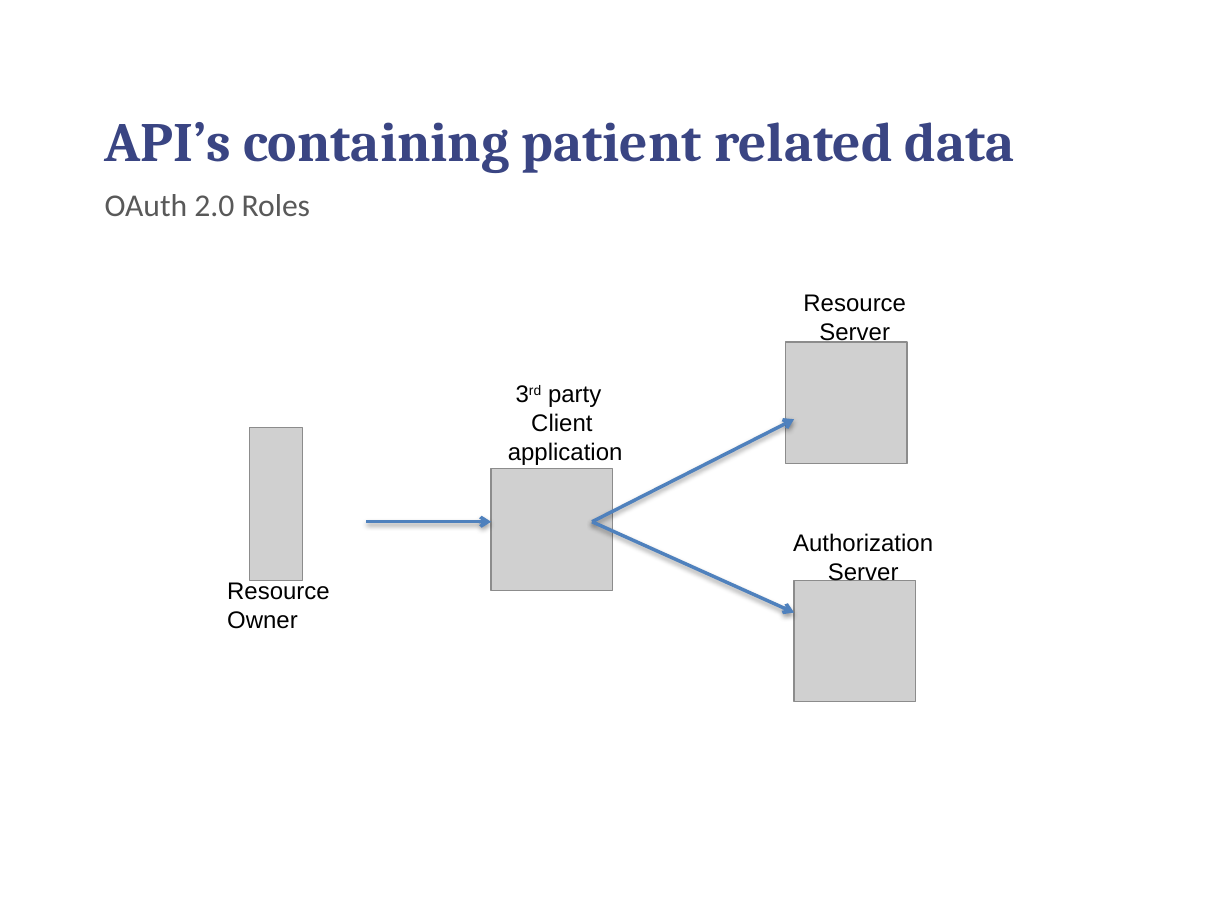
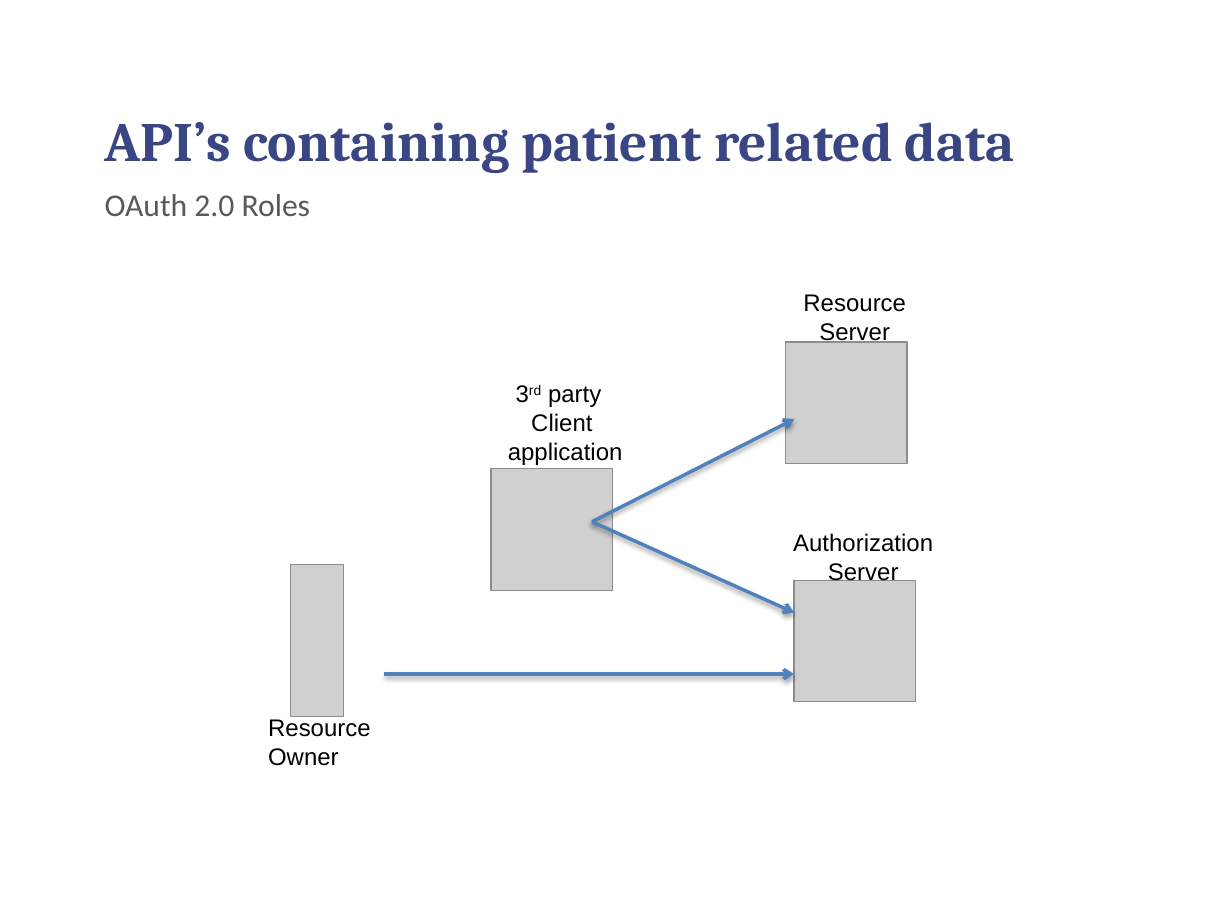
Before and after one commit to chilmers/cadec-healthcare-api-tutorial, a slide deck: slide 15 of Cadec-vårdens-apier.pptx. Drawn at 1232x924 pixels with LibreOffice and Linux fonts; fonts in the diff are those of the drawing; grey boxes stand for pictures; background and template pictures are left out. Boxes give left, top, right and bottom in pixels: in the first picture for what was removed or moved away, otherwise in the second. Text is boxed around its words. In the diff, an @@ line names an element or a change of style, - is before the commit and + after.

```diff
--- a/Cadec-vårdens-apier.pptx
+++ b/Cadec-vårdens-apier.pptx
@@ picture: place and size @@
-picture at box(250, 428, 303, 580)
+picture at box(291, 564, 344, 717)
@@ arrow moved from (366, 522) - (492, 522) to (384, 674) - (795, 674) @@
@@ text "Resource": place and size @@
-text "Resource" at box(227, 580, 330, 629)
+text "Resource" at box(268, 719, 371, 766)
```
Also in this commit, not shown: 6 other slides changed, 1 slide added.
